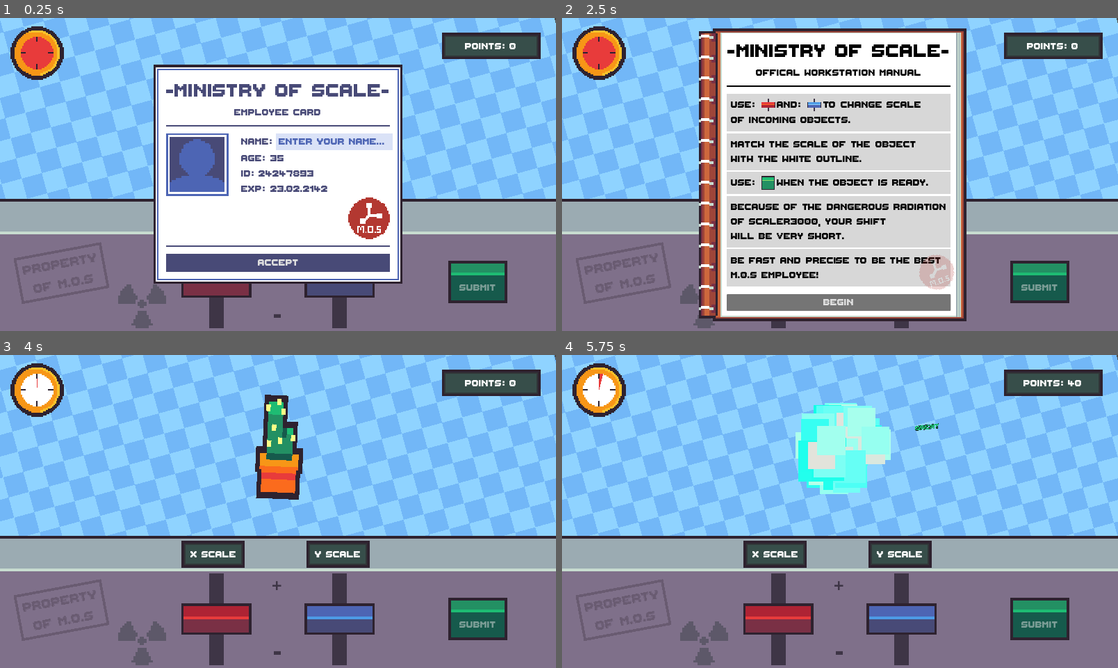
Above: before the commit, frames 1-4 (two rows, left to right).
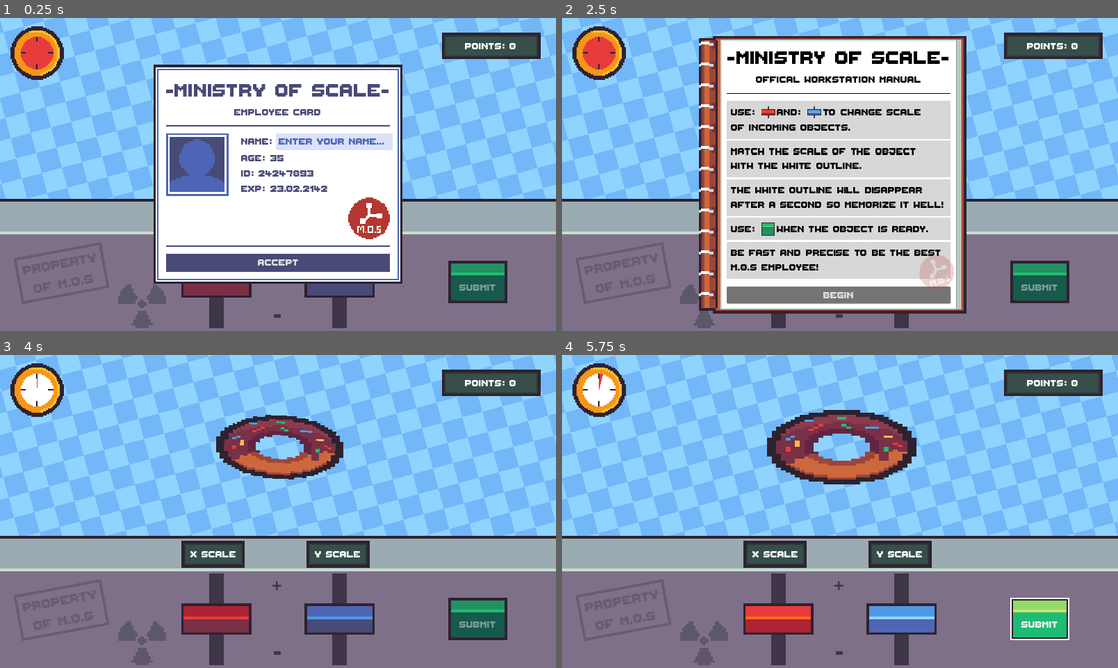
Above: after the commit, the same moments.

Repository: FixelDev/built-to-scale
Game: Godot game, scene res://scenes/game/game.tscn
The game is run twice, just before and just after one commit, with the same random seed, the same clock (stepped at 60 frames per second) and the same inputs.
Inputs (mouse positions are in pixels of both pictures, inside the frame that each line leads up to):
- Up to frame 1 (0.25 s): no input
- Up to frame 2 (2.5 s): click (895, 143) at 0.52 s; type "Alex" at 0.6 s; click "Accept" at 1.25 s; move the mouse to (962, 158) at 2.02 s
- Up to frame 3 (4 s): click "BEGIn" at 2.75 s; move the mouse to (166, 527) at 3.52 s
- Up to frame 4 (5.75 s): move the mouse to (895, 442) at 4.27 s; click (1040, 617) at 5 s, where only the run before the commit has a clickable "SUBMIT"

The runs differ from the first frame. In frame 1, less than 0.1% of the frame differs, in the area x 85-100%, y 0-28%; in frame 2, 19%, in the area x 24-100%, y 0-97%; in frame 3, 4.4%; in frame 4, 9.1%.
Error in both runs: Attempt to call function 'get_as_text' in base 'null instance' on a null instance. (res://globals/globals.gd:22)

Commit message:
Added new mechanic where outline disappears after a second, added new game objects

Diff:
--- /dev/null
+++ b/entities/game_object/banana/banana.tscn
@@ -0,0 +1,9 @@
+[gd_scene load_steps=3 format=3 uid="uid://byi5k3jq2am2n"]
+
+[ext_resource type="PackedScene" uid="uid://d1sgsr5vtsvbn" path="res://entities/game_object/game_object.tscn" id="1_kvggu"]
+[ext_resource type="Texture2D" uid="uid://cqxxtky0ntha4" path="res://entities/game_object/banana/banana.png" id="2_upckx"]
+
+[node name="Banana" instance=ExtResource("1_kvggu")]
+texture = ExtResource("2_upckx")
+max_scale = Vector2(35, 17)
+min_scale = Vector2(2, 2)
--- /dev/null
+++ b/entities/game_object/cake/cake.tscn
@@ -0,0 +1,9 @@
+[gd_scene load_steps=3 format=3 uid="uid://cv6okwoihceni"]
+
+[ext_resource type="PackedScene" uid="uid://d1sgsr5vtsvbn" path="res://entities/game_object/game_object.tscn" id="1_pmll3"]
+[ext_resource type="Texture2D" uid="uid://bliv21sbjld3e" path="res://entities/game_object/cake/cake.png" id="2_wsoih"]
+
+[node name="Cake" instance=ExtResource("1_pmll3")]
+texture = ExtResource("2_wsoih")
+max_scale = Vector2(37, 13)
+min_scale = Vector2(3, 2)
--- /dev/null
+++ b/entities/game_object/car/car.tscn
@@ -0,0 +1,9 @@
+[gd_scene load_steps=3 format=3 uid="uid://chdr2tgcw8m0o"]
+
+[ext_resource type="PackedScene" uid="uid://d1sgsr5vtsvbn" path="res://entities/game_object/game_object.tscn" id="1_6msvt"]
+[ext_resource type="Texture2D" uid="uid://bwxdocll5cxjo" path="res://entities/game_object/car/car.png" id="2_lv07h"]
+
+[node name="Car" instance=ExtResource("1_6msvt")]
+texture = ExtResource("2_lv07h")
+max_scale = Vector2(37, 10)
+min_scale = Vector2(2, 1)
--- /dev/null
+++ b/entities/game_object/donut/donut.tscn
@@ -0,0 +1,9 @@
+[gd_scene load_steps=3 format=3 uid="uid://b4i48bc1364fd"]
+
+[ext_resource type="PackedScene" uid="uid://d1sgsr5vtsvbn" path="res://entities/game_object/game_object.tscn" id="1_ku440"]
+[ext_resource type="Texture2D" uid="uid://clbsyu4tl5wch" path="res://entities/game_object/donut/donut.png" id="2_4cv1w"]
+
+[node name="Donut" instance=ExtResource("1_ku440")]
+texture = ExtResource("2_4cv1w")
+max_scale = Vector2(35, 11)
+min_scale = Vector2(1, 2)
--- /dev/null
+++ b/entities/game_object/lemon/lemon.tscn
@@ -0,0 +1,9 @@
+[gd_scene load_steps=3 format=3 uid="uid://d4jwrsxxkxi0n"]
+
+[ext_resource type="PackedScene" uid="uid://d1sgsr5vtsvbn" path="res://entities/game_object/game_object.tscn" id="1_yqyc0"]
+[ext_resource type="Texture2D" uid="uid://ijby4kw5tl61" path="res://entities/game_object/lemon/lemon.png" id="2_slrl7"]
+
+[node name="Lemon" instance=ExtResource("1_yqyc0")]
+texture = ExtResource("2_slrl7")
+max_scale = Vector2(35, 16)
+min_scale = Vector2(2.6, 1.8)
--- /dev/null
+++ b/entities/game_object/magnet/magnet.tscn
@@ -0,0 +1,9 @@
+[gd_scene load_steps=3 format=3 uid="uid://ouakod2522pq"]
+
+[ext_resource type="PackedScene" uid="uid://d1sgsr5vtsvbn" path="res://entities/game_object/game_object.tscn" id="1_gqp4r"]
+[ext_resource type="Texture2D" uid="uid://dnx0lor56h5ab" path="res://entities/game_object/magnet/magnet.png" id="2_xwpbb"]
+
+[node name="Magnet" instance=ExtResource("1_gqp4r")]
+texture = ExtResource("2_xwpbb")
+max_scale = Vector2(37.8, 10.8)
+min_scale = Vector2(1.8, 1.4)
--- /dev/null
+++ b/entities/game_object/pipes/pipes.tscn
@@ -0,0 +1,9 @@
+[gd_scene load_steps=3 format=3 uid="uid://yaepasplwfhk"]
+
+[ext_resource type="PackedScene" uid="uid://d1sgsr5vtsvbn" path="res://entities/game_object/game_object.tscn" id="1_6lwau"]
+[ext_resource type="Texture2D" uid="uid://ft4b7cqaq3sn" path="res://entities/game_object/pipes/pipes.png" id="2_hu8k2"]
+
+[node name="Pipes" instance=ExtResource("1_6lwau")]
+texture = ExtResource("2_hu8k2")
+max_scale = Vector2(37.7, 11.2)
+min_scale = Vector2(2, 1.5)
--- /dev/null
+++ b/entities/game_object/tv/tv.tscn
@@ -0,0 +1,9 @@
+[gd_scene load_steps=3 format=3 uid="uid://fwochakxswkw"]
+
+[ext_resource type="PackedScene" uid="uid://d1sgsr5vtsvbn" path="res://entities/game_object/game_object.tscn" id="1_jcuxo"]
+[ext_resource type="Texture2D" uid="uid://c8oioq1fxv37c" path="res://entities/game_object/tv/tv.png" id="2_2peh4"]
+
+[node name="Tv" instance=ExtResource("1_jcuxo")]
+texture = ExtResource("2_2peh4")
+max_scale = Vector2(37.3, 13.5)
+min_scale = Vector2(2, 1.1)
--- a/scenes/game/game.tscn
+++ b/scenes/game/game.tscn
@@ -38,6 +38,14 @@
 [ext_resource type="Script" path="res://scenes/game/timer/timer_progress_bar.gd" id="29_0vk04"]
 [ext_resource type="PackedScene" uid="uid://b3jayt3tv6ean" path="res://entities/game_object/box/box.tscn" id="29_frn3b"]
 [ext_resource type="PackedScene" uid="uid://6etj6v6ac1un" path="res://entities/game_object/cactus/cactus.tscn" id="29_qr1q6"]
+[ext_resource type="PackedScene" uid="uid://byi5k3jq2am2n" path="res://entities/game_object/banana/banana.tscn" id="37_xj8sl"]
+[ext_resource type="PackedScene" uid="uid://cv6okwoihceni" path="res://entities/game_object/cake/cake.tscn" id="38_d1ooh"]
+[ext_resource type="PackedScene" uid="uid://chdr2tgcw8m0o" path="res://entities/game_object/car/car.tscn" id="39_42qmj"]
+[ext_resource type="PackedScene" uid="uid://b4i48bc1364fd" path="res://entities/game_object/donut/donut.tscn" id="40_7jneq"]
+[ext_resource type="PackedScene" uid="uid://d4jwrsxxkxi0n" path="res://entities/game_object/lemon/lemon.tscn" id="41_gfnfh"]
+[ext_resource type="PackedScene" uid="uid://ouakod2522pq" path="res://entities/game_object/magnet/magnet.tscn" id="42_76abc"]
+[ext_resource type="PackedScene" uid="uid://yaepasplwfhk" path="res://entities/game_object/pipes/pipes.tscn" id="43_0ulg4"]
+[ext_resource type="PackedScene" uid="uid://fwochakxswkw" path="res://entities/game_object/tv/tv.tscn" id="44_0mu1x"]
 
 [sub_resource type="StyleBoxFlat" id="StyleBoxFlat_rxm14"]
 bg_color = Color(0.498039, 0.439216, 0.541176, 1)
@@ -186,6 +194,7 @@
 [node name="Game" type="Node2D"]
 
 [node name="ScrollingBg" parent="." instance=ExtResource("1_mijdp")]
+offset_right = 1261.0
 
 [node name="AccuracyLabel" type="Label" parent="."]
 unique_name_in_owner = true
@@ -626,9 +635,9 @@
 [node name="Panel2" type="Panel" parent="UI/RulesBook"]
 layout_mode = 0
 offset_left = -179.0
-offset_top = -310.0
+offset_top = -294.0
 offset_right = -135.0
-offset_bottom = 351.0
+offset_bottom = 334.0
 theme_override_styles/panel = SubResource("StyleBoxFlat_g30fu")
 
 [node name="PanelContainer" type="PanelContainer" parent="UI/RulesBook"]
@@ -749,60 +758,59 @@
 with the white outline."
 vertical_alignment = 1
 
-[node name="Panel3" type="PanelContainer" parent="UI/RulesBook/PanelContainer/MarginContainer/VBoxContainer"]
+[node name="Panel4" type="PanelContainer" parent="UI/RulesBook/PanelContainer/MarginContainer/VBoxContainer"]
 layout_mode = 2
 theme_override_styles/panel = SubResource("StyleBoxFlat_guu5c")
 
-[node name="MarginContainer" type="MarginContainer" parent="UI/RulesBook/PanelContainer/MarginContainer/VBoxContainer/Panel3"]
+[node name="MarginContainer" type="MarginContainer" parent="UI/RulesBook/PanelContainer/MarginContainer/VBoxContainer/Panel4"]
 layout_mode = 2
 theme_override_constants/margin_left = 10
 theme_override_constants/margin_top = 10
 theme_override_constants/margin_right = 10
 theme_override_constants/margin_bottom = 10
 
-[node name="VBoxContainer" type="VBoxContainer" parent="UI/RulesBook/PanelContainer/MarginContainer/VBoxContainer/Panel3/MarginContainer"]
-layout_mode = 2
-
-[node name="HBoxContainer" type="HBoxContainer" parent="UI/RulesBook/PanelContainer/MarginContainer/VBoxContainer/Panel3/MarginContainer/VBoxContainer"]
-layout_mode = 2
-
-[node name="Label" type="Label" parent="UI/RulesBook/PanelContainer/MarginContainer/VBoxContainer/Panel3/MarginContainer/VBoxContainer/HBoxContainer"]
-layout_mode = 2
-theme_override_colors/font_color = Color(0, 0, 0, 1)
-theme_override_font_sizes/font_size = 32
-text = "Use: "
-vertical_alignment = 1
-
-[node name="TextureRect" type="TextureRect" parent="UI/RulesBook/PanelContainer/MarginContainer/VBoxContainer/Panel3/MarginContainer/VBoxContainer/HBoxContainer"]
-layout_mode = 2
-texture = ExtResource("3_nvrb3")
-expand_mode = 2
-
-[node name="Label2" type="Label" parent="UI/RulesBook/PanelContainer/MarginContainer/VBoxContainer/Panel3/MarginContainer/VBoxContainer/HBoxContainer"]
-layout_mode = 2
-theme_override_colors/font_color = Color(0, 0, 0, 1)
-theme_override_font_sizes/font_size = 32
-text = "when the object is ready."
-vertical_alignment = 1
-
-[node name="Panel4" type="PanelContainer" parent="UI/RulesBook/PanelContainer/MarginContainer/VBoxContainer"]
+[node name="Label4" type="Label" parent="UI/RulesBook/PanelContainer/MarginContainer/VBoxContainer/Panel4/MarginContainer"]
+layout_mode = 2
+theme_override_colors/font_color = Color(0, 0, 0, 1)
+theme_override_font_sizes/font_size = 32
+text = "the White Outline will disappear
+after a second so memorize it well!"
+vertical_alignment = 1
+
+[node name="Panel3" type="PanelContainer" parent="UI/RulesBook/PanelContainer/MarginContainer/VBoxContainer"]
 layout_mode = 2
 theme_override_styles/panel = SubResource("StyleBoxFlat_guu5c")
 
-[node name="MarginContainer" type="MarginContainer" parent="UI/RulesBook/PanelContainer/MarginContainer/VBoxContainer/Panel4"]
+[node name="MarginContainer" type="MarginContainer" parent="UI/RulesBook/PanelContainer/MarginContainer/VBoxContainer/Panel3"]
 layout_mode = 2
 theme_override_constants/margin_left = 10
 theme_override_constants/margin_top = 10
 theme_override_constants/margin_right = 10
 theme_override_constants/margin_bottom = 10
 
-[node name="Label4" type="Label" parent="UI/RulesBook/PanelContainer/MarginContainer/VBoxContainer/Panel4/MarginContainer"]
-layout_mode = 2
-theme_override_colors/font_color = Color(0, 0, 0, 1)
-theme_override_font_sizes/font_size = 32
-text = "Because of the dangerous radiation
-of scaler3000, your shift
-will be very short."
+[node name="VBoxContainer" type="VBoxContainer" parent="UI/RulesBook/PanelContainer/MarginContainer/VBoxContainer/Panel3/MarginContainer"]
+layout_mode = 2
+
+[node name="HBoxContainer" type="HBoxContainer" parent="UI/RulesBook/PanelContainer/MarginContainer/VBoxContainer/Panel3/MarginContainer/VBoxContainer"]
+layout_mode = 2
+
+[node name="Label" type="Label" parent="UI/RulesBook/PanelContainer/MarginContainer/VBoxContainer/Panel3/MarginContainer/VBoxContainer/HBoxContainer"]
+layout_mode = 2
+theme_override_colors/font_color = Color(0, 0, 0, 1)
+theme_override_font_sizes/font_size = 32
+text = "Use: "
+vertical_alignment = 1
+
+[node name="TextureRect" type="TextureRect" parent="UI/RulesBook/PanelContainer/MarginContainer/VBoxContainer/Panel3/MarginContainer/VBoxContainer/HBoxContainer"]
+layout_mode = 2
+texture = ExtResource("3_nvrb3")
+expand_mode = 2
+
+[node name="Label2" type="Label" parent="UI/RulesBook/PanelContainer/MarginContainer/VBoxContainer/Panel3/MarginContainer/VBoxContainer/HBoxContainer"]
+layout_mode = 2
+theme_override_colors/font_color = Color(0, 0, 0, 1)
+theme_override_font_sizes/font_size = 32
+text = "when the object is ready."
 vertical_alignment = 1
 
 [node name="Panel5" type="PanelContainer" parent="UI/RulesBook/PanelContainer/MarginContainer/VBoxContainer"]
@@ -838,9 +846,9 @@
 [node name="Panel" type="Panel" parent="UI/RulesBook"]
 layout_mode = 0
 offset_left = -203.0
-offset_top = -304.0
+offset_top = -288.0
 offset_right = -127.0
-offset_bottom = 345.0
+offset_bottom = 328.0
 theme_override_styles/panel = SubResource("StyleBoxTexture_3ds6p")
 
 [node name="TextureRect" type="TextureRect" parent="UI/RulesBook"]
@@ -864,7 +872,7 @@
 unique_name_in_owner = true
 position = Vector2(644, 212)
 script = ExtResource("4_fmdik")
-game_object_scenes = Array[PackedScene]([ExtResource("29_frn3b"), ExtResource("29_qr1q6")])
+game_object_scenes = Array[PackedScene]([ExtResource("29_frn3b"), ExtResource("29_qr1q6"), ExtResource("37_xj8sl"), ExtResource("38_d1ooh"), ExtResource("39_42qmj"), ExtResource("40_7jneq"), ExtResource("41_gfnfh"), ExtResource("42_76abc"), ExtResource("43_0ulg4"), ExtResource("44_0mu1x")])
 
 [node name="GameObjectDestroyParticles" type="GPUParticles2D" parent="."]
 unique_name_in_owner = true
--- a/scenes/game/game_object_manager/game_object_manager.gd
+++ b/scenes/game/game_object_manager/game_object_manager.gd
@@ -32,9 +32,13 @@
 
 	await get_tree().create_timer(0.7).timeout
 
-	game_object_spawned.emit()
+	game_object_outline.modulate.a = 1
 	game_object_outline.texture = current_game_object.texture
 	game_object_outline.scale = Vector2(scale_to_match, scale_to_match)
+
+	await get_tree().create_timer(1).timeout
+	game_object_outline.modulate.a = 0
+	game_object_spawned.emit()
 
 
 func _on_submit_button_pressed():
--- a/scenes/game/points_manager/points_manager.gd
+++ b/scenes/game/points_manager/points_manager.gd
@@ -31,7 +31,7 @@
 		text_to_show = ["Great", "Good", "Well done"].pick_random()
 		text_color = mid_color
 	elif accuracy >= 0.3 and accuracy < 0.6:
-		points_to_add = Globals.max_points * accuracy
+		points_to_add = Globals.max_points * (accuracy / 2)
 		text_to_show = "Ok"
 		text_color = mid_color
 	else:
Binary file added: entities/game_object/banana/banana.aseprite
Binary file added: entities/game_object/banana/banana.png
Not shown, added: entities/game_object/banana/banana.png.import
Binary file added: entities/game_object/barrel/barrel.aseprite
Binary file added: entities/game_object/barrel/barrel.png
Not shown, added: entities/game_object/barrel/barrel.png.import
Binary file added: entities/game_object/cake/cake.aseprite
Binary file added: entities/game_object/cake/cake.png
Not shown, added: entities/game_object/cake/cake.png.import
Binary file added: entities/game_object/car/car.aseprite
Binary file added: entities/game_object/car/car.png
Not shown, added: entities/game_object/car/car.png.import
(and 16 more such lines)
